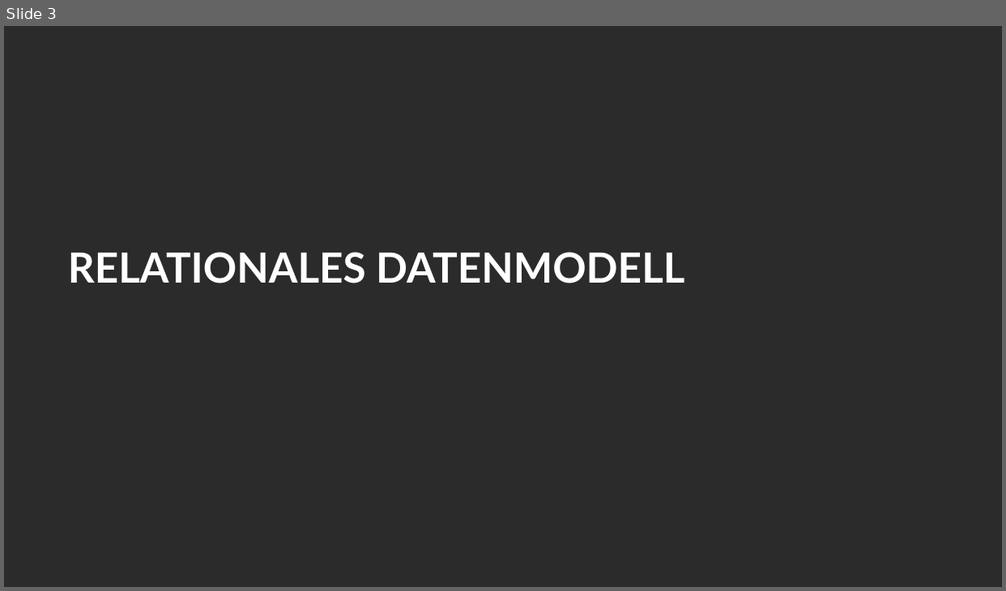
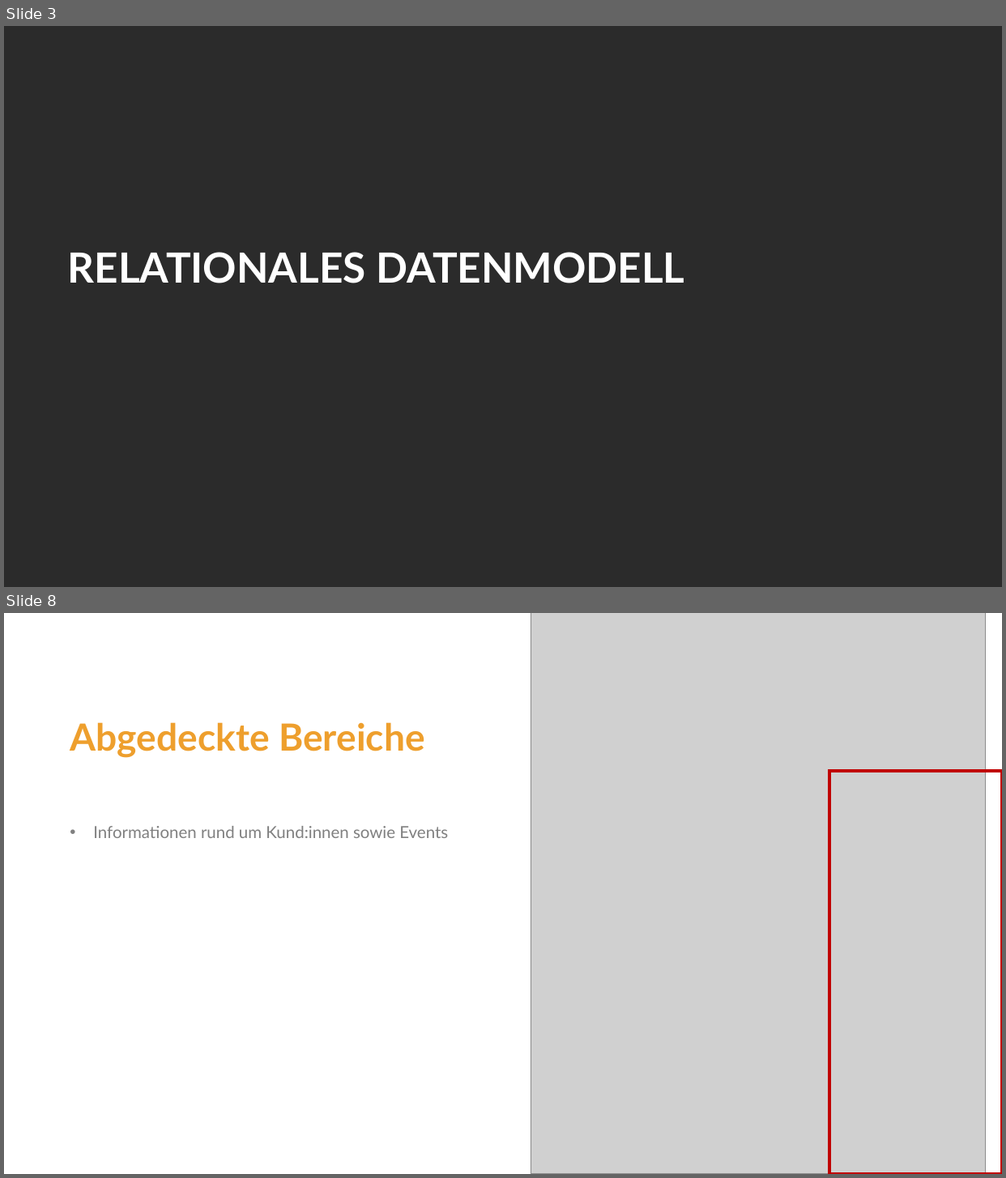
Before and after one commit to curarin/fh-sem2-db-project, a slide deck: requirements/pptx/2026-05-15-er-rm-reisinger-mitsch.pptx. Shown one above the other, each under a label of ours: slide 3 before the commit, slides 3 and 8 after it; the slides between them are not shown. The pictures are 1006x591 and 1006x1178 pixels, drawn with LibreOffice and Linux fonts; fonts in the diff are those of the drawing; grey boxes stand for pictures; background and template pictures are left out; a plain dark background stands for a picture behind light text. Boxes give left, top, right and bottom in pixels: in the first picture for what was removed or moved away, otherwise in the second. Text is boxed around its words. In the diff, an @@ line names an element or a change of style, - is before the commit and + after.

```diff
--- a/requirements/pptx/2026-05-15-er-rm-reisinger-mitsch.pptx
+++ b/requirements/pptx/2026-05-15-er-rm-reisinger-mitsch.pptx
@@ slide 8 added at (4, 613, 1002, 1174), background #FFFFFF @@
@@ picture added at (530, 613, 985, 1174) @@
@@ title added at (70, 722, 425, 757), 36 pt, text #EE9F2D, bold @@
+Abgedeckte Bereiche
@@ rectangle added at (829, 771, 1002, 1174), outline #C00000 3 pt @@
@@ text added at (93, 826, 448, 838), 16 pt, text #808080 @@
+• Informationen rund um Kund:innen sowie Events
```
Also in this commit, not shown: 12 other slides added, 1 other file.
